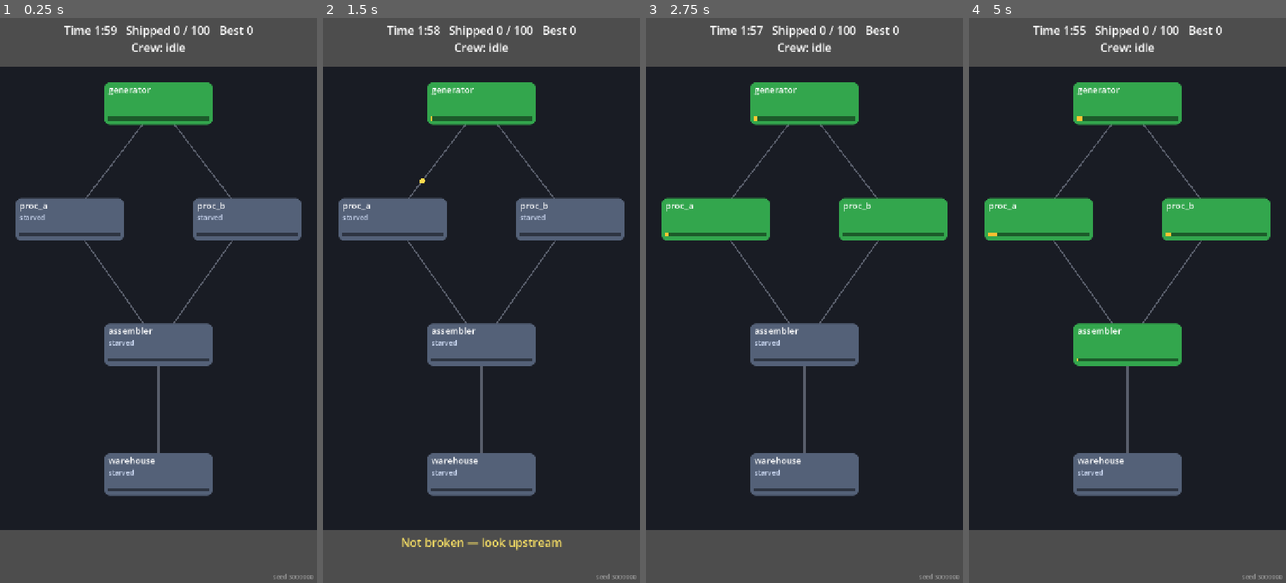
Above: before the commit, frames 1-4 (left to right).
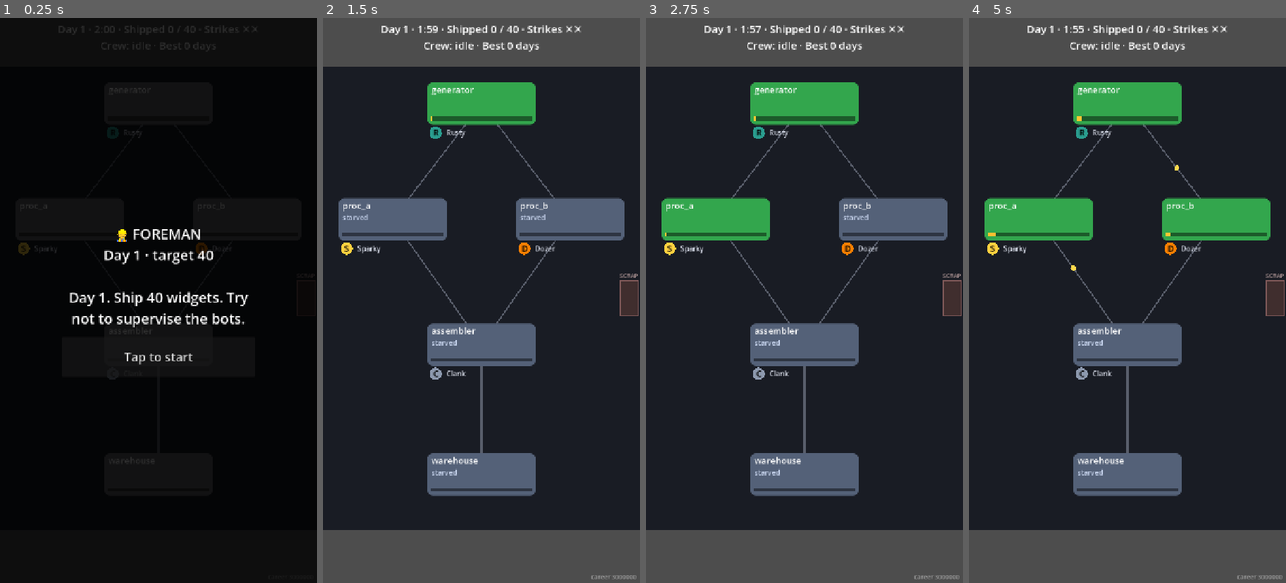
Above: after the commit, the same moments.

Repository: JasonHitching/human-error
Game: Godot game, scene res://main.tscn
Two runs of this game, one before a commit and one after it. Both use one fixed random seed, a clock stepped at 60 frames per second and the inputs below.
Inputs (mouse positions are in pixels of both pictures, inside the frame that each line leads up to):
- Up to frame 1 (0.25 s): no input
- Up to frame 2 (1.5 s): click (481, 357) at 0.5 s, where only the run after the commit has a clickable "Tap to start"; move the mouse to (481, 300) at 1.27 s; click (481, 300) at 1.42 s
- Up to frame 3 (2.75 s): tap Enter at 2 s; move the mouse to (741, 328) at 2.02 s; click (741, 328) at 2.17 s
- Up to frame 4 (5 s): move the mouse to (1159, 176) at 2.77 s; click (1159, 176) at 2.92 s; move the mouse to (1111, 413) at 3.52 s; click (1111, 413) at 3.67 s; move the mouse to (1222, 385) at 4.27 s; click (1222, 385) at 4.42 s

The runs differ from the first frame. In frame 1, 97% of the frame differs, in the area x 0-100%, y 0-100%; in frame 2, 2.2%; in frame 3, 4.4%; in frame 4, 4.4%.

Commit message:
#19 Playable Bad Bots: bot badges, bubbles, scrap bin, career flow, review/training/fired screens
Co-Authored-By: Claude Sonnet 5.5 <noreply@anthropic.com>
Claude-Session: https://claude.ai/code/session_01K8aWAaU5A5TvC9Hm6FfDiH

Diff:
--- a/game/scripts/main.gd
+++ b/game/scripts/main.gd
@@ -1,20 +1,23 @@
 extends Control
-## Owns the Factory; fixed-timestep stepping, input, best-score persistence.
+## Drives a Career: Foreman banner -> shift -> review/training -> next day ... -> fired.
 
 const BEST_PATH := "user://best.json"
 const HUD_TOP := 110.0
 const HUD_BOTTOM := 120.0
 
+enum Phase { BANNER, PLAYING, REVIEW, FIRED }
+
 var _config: SimConfig
+var _career: Career
 var _factory: Factory
 var _view: FactoryView
 var _hud: Hud
-var _seed: int = 1
+var _phase: Phase = Phase.BANNER
 var _acc: float = 0.0
-var _best: int = 0
-var _ended: bool = false
+var _best_days: int = 0
 var _holding: bool = false
 var _flash_left: float = 0.0
+var _offers: Array[Dictionary] = []
 
 
 func _ready() -> void:
@@ -22,27 +25,39 @@
 	if not _config.is_valid():
 		push_error("config invalid: %s" % str(_config.errors))
 		return
-	_best = _load_best()
+	_best_days = _load_best()
 	_view = FactoryView.new()
 	add_child(_view)
 	_hud = Hud.new()
 	add_child(_hud)
-	_hud.restart_pressed.connect(func() -> void: _start(int(Time.get_ticks_usec())))
-	_hud.replay_pressed.connect(func() -> void: _start(_seed))
+	_hud.start_pressed.connect(_begin_shift)
+	_hud.offer_pressed.connect(_pick_offer)
+	_hud.continue_pressed.connect(_next_day)
+	_hud.restart_pressed.connect(func() -> void: _new_career(int(Time.get_ticks_usec())))
+	_hud.replay_pressed.connect(func() -> void: _new_career(_career.seed))
 	resized.connect(_fit)
-	_start(int(Time.get_ticks_usec()))
+	_new_career(int(Time.get_ticks_usec()))
 
 
-func _start(seed_value: int) -> void:
-	_seed = seed_value
-	_factory = Factory.new(_config, _seed)
+func _new_career(seed_value: int) -> void:
+	_career = Career.new(_config, seed_value)
+	_show_day()
+
+
+func _show_day() -> void:
+	_factory = _career.start_day()
 	_view.setup(_factory, _config)
 	_acc = 0.0
-	_ended = false
 	_holding = false
-	_hud.hide_end()
+	_phase = Phase.BANNER
 	_hud.set_flash("")
+	_hud.show_banner(_career.day, _career.foreman_line("start"), _career.day_target())
 	_fit()
+
+
+func _begin_shift() -> void:
+	_phase = Phase.PLAYING
+	_hud.hide_overlays()
 
 
 func _fit() -> void:
@@ -54,33 +69,53 @@
 	if _factory == null:
 		return
 	var dt := 1.0 / _config.tick_rate
-	if not _ended:
+	if _phase == Phase.PLAYING:
 		_acc += delta
 		while _acc >= dt and not _factory.is_over():
 			_factory.step()
+			_view.push_events(_factory.events)
 			_acc -= dt
 		if _factory.is_over():
 			_end_shift()
-	_view.alpha = 0.0 if _ended else clampf(_acc / dt, 0.0, 1.0)
+	_view.alpha = clampf(_acc / dt, 0.0, 1.0) if _phase == Phase.PLAYING else 0.0
 	if _flash_left > 0.0:
 		_flash_left -= delta
 		if _flash_left <= 0.0:
 			_hud.set_flash("")
-	_hud.update(_factory, _config.tick_rate, roundi(_config.shift_seconds * _config.tick_rate), _best, _seed)
+	_hud.update(_factory, _career, _config.tick_rate, roundi(_config.shift_seconds * _config.tick_rate), _best_days)
 
 
 func _end_shift() -> void:
-	_ended = true
+	_release()
 	_view.alpha = 0.0
-	var new_best := _factory.shipped > _best
-	if new_best:
-		_best = _factory.shipped
-		_save_best()
-	_hud.show_end(_factory.shipped, _factory.target, _best, new_best)
+	var res := _career.end_day(_factory)
+	if res["fired"]:
+		_phase = Phase.FIRED
+		var days := _career.day
+		var new_best := days > _best_days
+		if new_best:
+			_best_days = days
+			_save_best()
+		_hud.show_fired(days, _best_days, new_best, _career.foreman_line("fired"))
+		return
+	_phase = Phase.REVIEW
+	_offers = _career.offers() if int(res["points"]) > 0 else ([] as Array[Dictionary])
+	_hud.show_review(res, _career.foreman_line("hit" if res["hit"] else "miss"), _offers)
+
+
+func _pick_offer(index: int) -> void:
+	if index >= 0 and index < _offers.size():
+		_career.apply(_offers[index])
+	_next_day()
+
+
+func _next_day() -> void:
+	_career.next_day()
+	_show_day()
 
 
 func _gui_input(event: InputEvent) -> void:
-	if _ended or _factory == null:
+	if _phase != Phase.PLAYING or _factory == null:
 		return
 	if event is InputEventMouseButton and (event as InputEventMouseButton).button_index == MOUSE_BUTTON_LEFT:
 		var mb := event as InputEventMouseButton
@@ -126,10 +161,10 @@
 	if not FileAccess.file_exists(BEST_PATH):
 		return 0
 	var parsed: Variant = JSON.parse_string(FileAccess.get_file_as_string(BEST_PATH))
-	return int((parsed as Dictionary).get("best", 0)) if parsed is Dictionary else 0
+	return int((parsed as Dictionary).get("best_days", 0)) if parsed is Dictionary else 0
 
 
 func _save_best() -> void:
 	var f := FileAccess.open(BEST_PATH, FileAccess.WRITE)
 	if f != null:
-		f.store_string(JSON.stringify({"best": _best}))
+		f.store_string(JSON.stringify({"best_days": _best_days}))
--- a/game/scripts/ui/hud.gd
+++ b/game/scripts/ui/hud.gd
@@ -1,27 +1,47 @@
 class_name Hud
 extends Control
-## Top bar, flash text, seed label and end-of-shift overlay. Built in code.
+## Top bar, flash text, and full-screen overlays (day banner, review, fired). Built in code.
 
+signal start_pressed
+signal continue_pressed
+signal offer_pressed(index: int)
 signal restart_pressed
 signal replay_pressed
 
+var banner: Control
+var review: Control
+var fired: Control
 var _top: Label
 var _flash: Label
 var _seed: Label
-var _overlay: Control
-var _result: Label
+var _banner_label: Label
+var _review_label: Label
+var _review_box: VBoxContainer
+var _fired_label: Label
 
 
 func _ready() -> void:
 	mouse_filter = Control.MOUSE_FILTER_IGNORE
 	set_anchors_and_offsets_preset(Control.PRESET_FULL_RECT)
-	_top = _label(26, HORIZONTAL_ALIGNMENT_CENTER)
-	_top.position = Vector2(0, 10)
+	_top = _label(24, HORIZONTAL_ALIGNMENT_CENTER)
+	_top.position = Vector2(0, 8)
 	_flash = _label(26, HORIZONTAL_ALIGNMENT_CENTER)
 	_flash.add_theme_color_override("font_color", Color(1, 0.9, 0.4))
 	_seed = _label(14, HORIZONTAL_ALIGNMENT_RIGHT)
 	_seed.modulate = Color(1, 1, 1, 0.5)
-	_build_overlay()
+	var bb := _overlay()
+	banner = bb[0]
+	_banner_label = _big(bb[1])
+	_button(bb[1], "Tap to start", start_pressed.emit)
+	var rb := _overlay()
+	review = rb[0]
+	_review_box = rb[1]
+	_review_label = _big(_review_box)
+	var fb := _overlay()
+	fired = fb[0]
+	_fired_label = _big(fb[1])
+	_button(fb[1], "Restart (new career)", restart_pressed.emit)
+	_button(fb[1], "Replay (same career)", replay_pressed.emit)
 	resized.connect(_layout)
 	_layout()
 
@@ -35,29 +55,41 @@
 	return l
 
 
-func _build_overlay() -> void:
-	_overlay = ColorRect.new()
-	(_overlay as ColorRect).color = Color(0, 0, 0, 0.8)
-	_overlay.visible = false
-	add_child(_overlay)
-	_overlay.set_anchors_and_offsets_preset(Control.PRESET_FULL_RECT)
+## Full-screen dim overlay with a centred VBox. Returns [overlay, box].
+func _overlay() -> Array:
+	var o := ColorRect.new()
+	o.color = Color(0, 0, 0, 0.82)
+	o.visible = false
+	add_child(o)
+	o.set_anchors_and_offsets_preset(Control.PRESET_FULL_RECT)
 	var center := CenterContainer.new()
-	_overlay.add_child(center)
+	o.add_child(center)
 	center.set_anchors_and_offsets_preset(Control.PRESET_FULL_RECT)
 	var box := VBoxContainer.new()
-	box.add_theme_constant_override("separation", 24)
+	box.add_theme_constant_override("separation", 20)
 	center.add_child(box)
-	_result = Label.new()
-	_result.horizontal_alignment = HORIZONTAL_ALIGNMENT_CENTER
-	_result.add_theme_font_size_override("font_size", 40)
-	box.add_child(_result)
-	for spec: Array in [["Restart (new seed)", restart_pressed], ["Replay (same seed)", replay_pressed]]:
-		var b := Button.new()
-		b.text = spec[0]
-		b.custom_minimum_size = Vector2(420, 90)
-		b.add_theme_font_size_override("font_size", 30)
-		b.pressed.connect((spec[1] as Signal).emit)
-		box.add_child(b)
+	return [o, box]
+
+
+func _big(box: Control) -> Label:
+	var l := Label.new()
+	l.horizontal_alignment = HORIZONTAL_ALIGNMENT_CENTER
+	l.autowrap_mode = TextServer.AUTOWRAP_WORD_SMART
+	l.custom_minimum_size = Vector2(440, 0)
+	l.add_theme_font_size_override("font_size", 32)
+	box.add_child(l)
+	return l
+
+
+func _button(box: Control, text: String, cb: Callable) -> Button:
+	var b := Button.new()
+	b.text = text
+	b.custom_minimum_size = Vector2(440, 90)
+	b.add_theme_font_size_override("font_size", 28)
+	b.autowrap_mode = TextServer.AUTOWRAP_WORD_SMART
+	b.pressed.connect(cb)
+	box.add_child(b)
+	return b
 
 
 func _layout() -> void:
@@ -68,23 +100,51 @@
 	_seed.position = Vector2(0, size.y - 24)
 
 
-func update(f: Factory, tick_rate: int, shift_ticks: int, best: int, seed_value: int) -> void:
+func update(f: Factory, c: Career, tick_rate: int, shift_ticks: int, best_days: int) -> void:
 	var left := maxf(0.0, float(shift_ticks - f.tick) / tick_rate)
 	var crew := "Crew: idle"
 	if f.crew_busy:
 		crew = "Crew: %s %d%%" % [f.crew_target, roundi(f.crew_progress * 100.0)]
-	_top.text = "Time %d:%02d   Shipped %d / %d   Best %d\n%s" % [int(left) / 60, int(left) % 60, f.shipped, f.target, best, crew]
-	_seed.text = "seed %d" % seed_value
+	var marks := ""
+	for i in c.config.max_strikes:
+		marks += "✖" if i < c.strikes else "✕"
+	_top.text = "Day %d · %d:%02d · Shipped %d / %d · Strikes %s\n%s · Best %d days" % [c.day, int(left) / 60, int(left) % 60, f.shipped, f.target, marks, crew, best_days]
+	_seed.text = "career %d" % c.seed
 
 
 func set_flash(text: String) -> void:
 	_flash.text = text
 
 
-func show_end(shipped: int, target: int, best: int, new_best: bool) -> void:
-	_result.text = "Shift over\nShipped %d / %d\nBest %d%s" % [shipped, target, best, "  NEW!" if new_best else ""]
-	_overlay.visible = true
+func show_banner(day: int, line: String, target: int) -> void:
+	_banner_label.text = "👷 FOREMAN\nDay %d · target %d\n\n%s" % [day, target, line]
+	_show_only(banner)
 
 
-func hide_end() -> void:
-	_overlay.visible = false
+func show_review(res: Dictionary, line: String, offers: Array[Dictionary]) -> void:
+	_review_label.text = "Day over\nShipped %d / %d — %s\nStrikes %d\n\n%s" % [res["shipped"], res["target"], "HIT" if res["hit"] else "MISS", res["strikes"], line]
+	for n in _review_box.get_children():
+		if n != _review_label:
+			_review_box.remove_child(n)
+			n.queue_free()
+	if int(res["points"]) > 0 and not offers.is_empty():
+		_review_label.text += "\nTraining points: %d — pick one:" % res["points"]
+		for i in offers.size():
+			var idx := i
+			_button(_review_box, String(offers[i]["text"]), func() -> void: offer_pressed.emit(idx))
+	_button(_review_box, "Continue", continue_pressed.emit)
+	_show_only(review)
+
+
+func show_fired(days: int, best_days: int, new_best: bool, line: String) -> void:
+	_fired_label.text = "FIRED\nDays survived: %d\nBest: %d%s\n\n%s" % [days, best_days, "  NEW!" if new_best else "", line]
+	_show_only(fired)
+
+
+func hide_overlays() -> void:
+	_show_only(null)
+
+
+func _show_only(o: Control) -> void:
+	for c: Control in [banner, review, fired]:
+		c.visible = c == o
--- a/game/scripts/view/factory_view.gd
+++ b/game/scripts/view/factory_view.gd
@@ -11,12 +11,17 @@
 var _link_ticks: Dictionary = {}  # "from>to" -> ticks
 var _tick_rate: int = 10
 var _font: Font = ThemeDB.fallback_font
+var _bubbles: Array[Dictionary] = []  # {id, text, left}
+var _event_idx: int = 0
+var _time: float = 0.0
 
 
 func setup(f: Factory, config: SimConfig) -> void:
 	factory = f
 	_tick_rate = config.tick_rate
 	_link_ticks.clear()
+	_bubbles.clear()
+	_event_idx = 0
 	for l in config.links:
 		_link_ticks["%s>%s" % [l["from"], l["to"]]] = maxf(1.0, float(l["transit_time"]) * config.tick_rate)
 	queue_redraw()
@@ -35,7 +40,30 @@
 	return null
 
 
-func _process(_d: float) -> void:
+## Scrap bin rect at the right edge of the play area.
+func scrap_rect() -> Rect2:
+	return Rect2(area.position + Vector2(area.size.x - 44, area.size.y * 0.5 - 40), Vector2(40, 80))
+
+
+## Show a speech bubble for each mistake event. Line pick is by event index (deterministic).
+func push_events(events: Array[Dictionary]) -> void:
+	for e in events:
+		if e.get("type") != "mistake":
+			continue
+		var m := factory.get_machine(String(e["machine_id"]))
+		var text := "!"
+		if m != null and m.bot != null and not m.bot.lines.is_empty():
+			text = m.bot.lines[_event_idx % m.bot.lines.size()]
+		_event_idx += 1
+		_bubbles = _bubbles.filter(func(b: Dictionary) -> bool: return b["id"] != e["machine_id"])
+		_bubbles.append({"id": e["machine_id"], "text": text, "left": 2.0})
+
+
+func _process(d: float) -> void:
+	_time += d
+	for b in _bubbles:
+		b["left"] -= d
+	_bubbles = _bubbles.filter(func(b: Dictionary) -> bool: return b["left"] > 0.0)
 	queue_redraw()
 
 
@@ -54,8 +82,14 @@
 		return
 	draw_rect(area, COL_BG)
 	_draw_links()
+	var sr := scrap_rect()
+	draw_rect(sr, Color(0.25, 0.18, 0.18))
+	draw_rect(sr, Color(0.5, 0.35, 0.35), false, 2.0)
+	_text("SCRAP", sr.position + Vector2(-2, -6), 13, Color(0.7, 0.6, 0.6), 60.0)
 	for m in factory.machines:
 		_draw_machine(m)
+	for b in _bubbles:
+		_draw_bubble(b)
 
 
 func _draw_links() -> void:
@@ -68,13 +102,12 @@
 	for it in factory.items_in_transit():
 		var ticks: float = _link_ticks["%s>%s" % [it["from"], it["via"]]]
 		var t := clampf(float(it["progress"]) + alpha / ticks, 0.0, 1.0)
-		var p: Vector2 = (pts[it["from"]] as Vector2).lerp(pts[it["via"]], t)
-		var ic := Color(1.0, 0.85, 0.3)
+		var dest: Vector2 = scrap_rect().get_center() if it["to"] == "scrap" else pts[it["via"]]
+		var p: Vector2 = (pts[it["from"]] as Vector2).lerp(dest, t)
 		if it["junk"]:
-			ic = Color(0.6, 0.3, 0.7)
-		if it["to"] == "scrap":
-			ic = Color(0.9, 0.2, 0.2)
-		draw_circle(p, 6.0, ic)
+			draw_rect(Rect2(p - Vector2(6, 6), Vector2(12, 12)), Color(0.55, 0.55, 0.58))
+		else:
+			draw_circle(p, 6.0, Color(1.0, 0.85, 0.3))
 
 
 func _draw_machine(m: Machine) -> void:
@@ -88,13 +121,25 @@
 		sb.set_border_width_all(4)
 	draw_style_box(sb, r)
 	_text(m.id, r.position + Vector2(8, 24), 20, Color.WHITE, r.size.x - 16)
+	var pulse := 0.5 + 0.5 * sin(_time * 8.0)
 	if m.is_faulted():
 		var txt := "JAMMED" if m.state == Machine.State.JAMMED else "OVERHEAT"
 		_text(txt, r.position + Vector2(8, 52), 24, Color.WHITE, r.size.x - 16)
 	elif m.state == Machine.State.CLOGGED:
 		_text("CLOGGED", r.position + Vector2(8, 52), 24, Color.WHITE, r.size.x - 16)
+	elif m.overclocked:
+		_text("OVERCLOCK", r.position + Vector2(8, 52), 22, Color(1.0, 0.55, 0.1).lerp(Color.WHITE, pulse * 0.6), r.size.x - 16)
+	elif m.misrouted:
+		_text("MISROUTED", r.position + Vector2(8, 52), 22, Color(1.0, 0.4, 0.4), r.size.x - 16)
+	elif m.wrong_recipe:
+		_text("WRONG RECIPE", r.position + Vector2(8, 52), 20, Color(0.9, 0.5, 1.0), r.size.x - 16)
 	elif m.state == Machine.State.STARVED or m.state == Machine.State.BLOCKED:
 		_text(m.state_name().to_lower(), r.position + Vector2(8, 50), 16, Color(0.8, 0.85, 0.95), r.size.x - 16)
+	if m.bot != null:
+		var c := r.position + Vector2(18, r.size.y + 18)
+		draw_circle(c, 14.0, m.bot.color)
+		_text(m.bot.name.substr(0, 1), c + Vector2(-6, 7), 20, Color.BLACK, 20.0)
+		_text(m.bot.name, c + Vector2(24, 6), 16, Color(0.85, 0.87, 0.92), r.size.x - 40)
 	# heat bar
 	var bar := Rect2(r.position + Vector2(8, r.size.y - 18), Vector2(r.size.x - 16, 8))
 	draw_rect(bar, Color(0, 0, 0, 0.45))
@@ -109,3 +154,15 @@
 
 func _text(s: String, pos: Vector2, size: int, col: Color, width: float) -> void:
 	draw_string(_font, pos, s, HORIZONTAL_ALIGNMENT_LEFT, width, size, col)
+
+
+func _draw_bubble(b: Dictionary) -> void:
+	var m := factory.get_machine(String(b["id"]))
+	if m == null:
+		return
+	var r := machine_rect(m)
+	var w := minf(area.size.x * 0.6, 240.0)
+	var box := Rect2(r.get_center().x - w * 0.5, r.position.y - 46, w, 38)
+	box.position.x = clampf(box.position.x, area.position.x + 2, area.end.x - w - 2)
+	draw_rect(box, Color(1, 1, 1, 0.95))
+	_text(String(b["text"]), box.position + Vector2(8, 26), 16, Color.BLACK, w - 16)
--- a/game/tools/ui_check.gd
+++ b/game/tools/ui_check.gd
@@ -1,10 +1,11 @@
 extends SceneTree
-## Headless UI smoke check: HUD fills the screen and the end-of-shift overlay
-## is visible, full-size and centred. Exits 0/1.
+## Headless UI smoke check for the career flow: banner, review, training pick,
+## next day, and fired overlays are full-screen with on-screen buttons. Exits 0/1.
 ## godot --headless --path game -s res://tools/ui_check.gd
 
 var _main: Node
 var _frames := 0
+var _fails: Array[String] = []
 
 
 func _initialize() -> void:
@@ -12,28 +13,63 @@
 	root.add_child(_main)
 
 
+func _check_overlay(name: String, o: Control, need_buttons: bool) -> void:
+	var screen: Vector2 = _main.size
+	if not o.is_visible_in_tree():
+		_fails.append("%s overlay not visible" % name)
+		return
+	if o.size != screen:
+		_fails.append("%s overlay size %s != screen %s" % [name, o.size, screen])
+	var buttons := o.find_children("*", "Button", true, false)
+	if need_buttons and buttons.is_empty():
+		_fails.append("%s overlay has no buttons" % name)
+	for b: Button in buttons:
+		if not Rect2(Vector2.ZERO, screen).encloses(b.get_global_rect()):
+			_fails.append("%s button '%s' off-screen at %s" % [name, b.text, b.get_global_rect()])
+
+
+func _end_shift(shipped: int) -> void:
+	_main._factory.shipped = shipped
+	_main._factory.tick = int(_main._config.shift_seconds * _main._config.tick_rate)
+
+
 func _process(_delta: float) -> bool:
 	_frames += 1
-	if _frames == 3:
-		_main._factory.tick = int(_main._config.shift_seconds * _main._config.tick_rate)
-	if _frames < 10:
-		return false
-	var fails: Array[String] = []
-	var screen: Vector2 = _main.size
 	var hud: Control = _main._hud
-	var overlay: Control = hud._overlay
-	if hud.size != screen:
-		fails.append("HUD size %s != screen %s" % [hud.size, screen])
-	if not _main._ended or not overlay.is_visible_in_tree():
-		fails.append("end overlay not shown after shift end")
-	if overlay.size != screen:
-		fails.append("overlay size %s != screen %s" % [overlay.size, screen])
-	for b: Button in overlay.find_children("*", "Button", true, false):
-		var r := b.get_global_rect()
-		if not Rect2(Vector2.ZERO, screen).encloses(r):
-			fails.append("button '%s' off-screen at %s" % [b.text, r])
-	for f in fails:
-		print("FAIL ui_check: " + f)
-	print("ui_check: %s" % ("ok" if fails.is_empty() else "%d failed" % fails.size()))
-	quit(1 if not fails.is_empty() else 0)
-	return true
+	match _frames:
+		3:
+			if hud.size != _main.size:
+				_fails.append("HUD size %s != screen %s" % [hud.size, _main.size])
+			_check_overlay("banner", hud.banner, true)
+			hud.start_pressed.emit()
+		5:
+			if _main._phase != _main.Phase.PLAYING:
+				_fails.append("shift did not start after banner tap")
+			_end_shift(_main._factory.target * 2)  # hit with bonus -> points to spend
+		8:
+			_check_overlay("review", hud.review, true)
+			if _main._offers.is_empty():
+				_fails.append("no training offers after a hit")
+			else:
+				hud.offer_pressed.emit(0)
+		10:
+			if _main._career.day != 2 or _main._phase != _main.Phase.BANNER:
+				_fails.append("picking an offer did not start day 2")
+			hud.start_pressed.emit()
+		12:
+			_end_shift(0)  # strike 1
+		14:
+			_check_overlay("review (miss)", hud.review, true)
+			hud.continue_pressed.emit()
+		16:
+			hud.start_pressed.emit()
+		18:
+			_end_shift(0)  # strike 2 -> fired
+		21:
+			_check_overlay("fired", hud.fired, true)
+			for f in _fails:
+				print("FAIL ui_check: " + f)
+			print("ui_check: %s" % ("ok" if _fails.is_empty() else "%d failed" % _fails.size()))
+			quit(1 if not _fails.is_empty() else 0)
+			return true
+	return false
